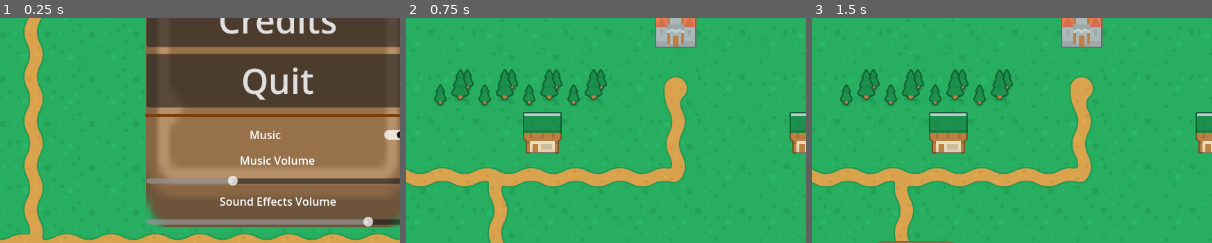
Above: before the commit, frames 1-3 (left to right).
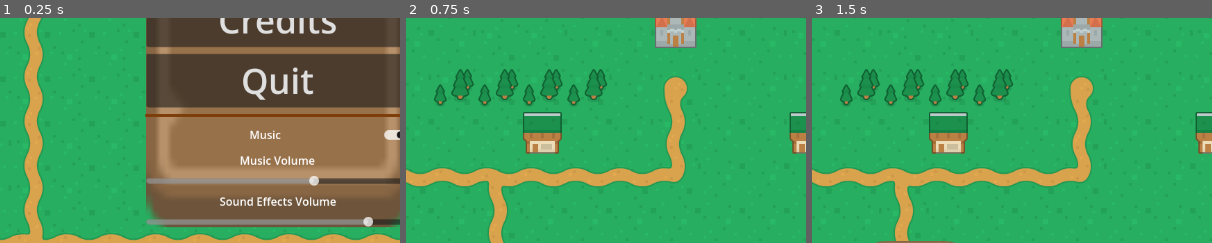
Above: after the commit, the same moments.

Repository: Atropos148/Castle-Typer
Game: Godot game, scene res://Scenes/main_menu.tscn
Two runs of this game, one before a commit and one after it. Both use one fixed random seed, a clock stepped at 60 frames per second and the inputs below.
Inputs:
- Up to frame 1 (0.25 s): no input
- Up to frame 2 (0.75 s): click "Play" at 0.5 s
- Up to frame 3 (1.5 s): tap Enter at 1.25 s
The pictures show only the part of the screen within x 15-65%, y 44-94%; the shares and areas given below are measured in that part.

The runs differ from the first frame. In frame 1, 0.7% of the frame differs, in the area x 57-80%, y 70-75%; in frame 2, nothing differs; in frame 3, nothing differs.

Commit message:
GameOverPanel goes back to Main Menu

Diff:
--- a/Scenes/main_menu.gd
+++ b/Scenes/main_menu.gd
@@ -52,6 +52,7 @@
 
 func _on_sounds_volume_slider_value_changed(value: float) -> void:
 	AudioServer.set_bus_volume_db(2, value)
+	$SoundEffects.play()
 
 
 func _on_check_button_focus_entered() -> void:
--- a/Scenes/main_menu.tscn
+++ b/Scenes/main_menu.tscn
@@ -22,7 +22,6 @@
 layer_0/tile_data = PackedInt32Array(65535, 0, 0, -1, 0, 0, -65536, 0, 0, -131072, 0, 0, -131071, 0, 0, -196607, 0, 0,  …(4424 unchanged characters)…
 
 [node name="PanelContainer" type="PanelContainer" parent="."]
-layout_mode = 1
 anchors_preset = 8
 anchor_left = 0.5
 anchor_top = 0.5
@@ -36,7 +35,6 @@
 grow_vertical = 2
 
 [node name="VBoxContainer" type="VBoxContainer" parent="PanelContainer"]
-layout_mode = 2
 offset_left = 10.0
 offset_top = 10.0
 offset_right = 391.0
@@ -44,14 +42,12 @@
 theme_override_constants/separation = 10
 
 [node name="Label" type="Label" parent="PanelContainer/VBoxContainer"]
-layout_mode = 2
 offset_right = 381.0
 offset_bottom = 91.0
 theme_override_font_sizes/font_size = 64
 text = "Castle Typer"
 
 [node name="Button_Play" type="Button" parent="PanelContainer/VBoxContainer"]
-layout_mode = 2
 offset_top = 101.0
 offset_right = 381.0
 offset_bottom = 178.0
@@ -59,7 +55,6 @@
 text = "Play"
 
 [node name="Button_Credits" type="Button" parent="PanelContainer/VBoxContainer"]
-layout_mode = 2
 offset_top = 188.0
 offset_right = 381.0
 offset_bottom = 265.0
@@ -67,7 +62,6 @@
 text = "Credits"
 
 [node name="Button_Quit" type="Button" parent="PanelContainer/VBoxContainer"]
-layout_mode = 2
 offset_top = 275.0
 offset_right = 381.0
 offset_bottom = 352.0
@@ -75,13 +69,11 @@
 text = "Quit"
 
 [node name="HSeparator" type="HSeparator" parent="PanelContainer/VBoxContainer"]
-layout_mode = 2
 offset_top = 362.0
 offset_right = 381.0
 offset_bottom = 366.0
 
 [node name="CheckButton" type="CheckButton" parent="PanelContainer/VBoxContainer"]
-layout_mode = 2
 offset_top = 376.0
 offset_right = 381.0
 offset_bottom = 407.0
@@ -90,7 +82,6 @@
 alignment = 1
 
 [node name="Label2" type="Label" parent="PanelContainer/VBoxContainer"]
-layout_mode = 2
 offset_top = 417.0
 offset_right = 381.0
 offset_bottom = 443.0
@@ -98,18 +89,16 @@
 horizontal_alignment = 1
 
 [node name="MusicVolumeSlider" type="HSlider" parent="PanelContainer/VBoxContainer"]
-layout_mode = 2
 offset_top = 453.0
 offset_right = 381.0
 offset_bottom = 469.0
 tooltip_text = "Music Volume"
 min_value = -30.0
 max_value = 1.0
-value = -20.0
+value = -10.0
 rounded = true
 
 [node name="Label3" type="Label" parent="PanelContainer/VBoxContainer"]
-layout_mode = 2
 offset_top = 479.0
 offset_right = 381.0
 offset_bottom = 505.0
@@ -117,7 +106,6 @@
 horizontal_alignment = 1
 
 [node name="SoundsVolumeSlider" type="HSlider" parent="PanelContainer/VBoxContainer"]
-layout_mode = 2
 offset_top = 515.0
 offset_right = 381.0
 offset_bottom = 531.0
@@ -136,7 +124,6 @@
 offset_bottom = 472.0
 
 [node name="Label2" type="Label" parent="PanelContainer/PopupPanel/VBoxContainer"]
-layout_mode = 2
 offset_right = 456.0
 offset_bottom = 76.0
 theme_override_font_sizes/font_size = 25
@@ -145,7 +132,6 @@
 "
 
 [node name="Label3" type="Label" parent="PanelContainer/PopupPanel/VBoxContainer"]
-layout_mode = 2
 offset_top = 80.0
 offset_right = 456.0
 offset_bottom = 194.0
@@ -155,7 +141,6 @@
     - Week 7: Typing Game"
 
 [node name="Label" type="Label" parent="PanelContainer/PopupPanel/VBoxContainer"]
-layout_mode = 2
 offset_top = 198.0
 offset_right = 456.0
 offset_bottom = 312.0
@@ -165,7 +150,6 @@
   UI Adventure Pack by Kenney"
 
 [node name="Label4" type="Label" parent="PanelContainer/PopupPanel/VBoxContainer"]
-layout_mode = 2
 offset_top = 316.0
 offset_right = 456.0
 offset_bottom = 468.0
--- a/UI/game_over_panel.gd
+++ b/UI/game_over_panel.gd
@@ -23,7 +23,8 @@
 	emit_signal("restart_round")
 
 func _on_button_quit_pressed() -> void:
-	get_tree().quit()
+	var scene: PackedScene = load("res://Scenes/main_menu.tscn")
+	get_tree().change_scene_to_packed(scene)
 
 
 func _on_button_focus_entered() -> void:
--- a/UI/game_over_panel.tscn
+++ b/UI/game_over_panel.tscn
@@ -17,6 +17,7 @@
 button = NodePath("PanelContainer/VBoxContainer/Button")
 
 [node name="PanelContainer" type="PanelContainer" parent="."]
+layout_mode = 1
 anchors_preset = 8
 anchor_left = 0.5
 anchor_top = 0.5
@@ -30,11 +31,13 @@
 grow_vertical = 2
 
 [node name="VBoxContainer" type="VBoxContainer" parent="PanelContainer"]
+layout_mode = 2
 offset_right = 193.0
 offset_bottom = 144.0
 theme_override_constants/separation = 10
 
 [node name="Label" type="Label" parent="PanelContainer/VBoxContainer"]
+layout_mode = 2
 offset_right = 193.0
 offset_bottom = 26.0
 text = "Words got to your castle!"
@@ -42,6 +45,7 @@
 vertical_alignment = 1
 
 [node name="WordsCountLabel" type="Label" parent="PanelContainer/VBoxContainer"]
+layout_mode = 2
 offset_top = 36.0
 offset_right = 193.0
 offset_bottom = 62.0
@@ -50,16 +54,18 @@
 vertical_alignment = 1
 
 [node name="Button" type="Button" parent="PanelContainer/VBoxContainer"]
+layout_mode = 2
 offset_top = 72.0
 offset_right = 193.0
 offset_bottom = 103.0
 text = "Play Again"
 
 [node name="Button_Quit" type="Button" parent="PanelContainer/VBoxContainer"]
+layout_mode = 2
 offset_top = 113.0
 offset_right = 193.0
 offset_bottom = 144.0
-text = "Quit"
+text = "Main Menu"
 
 [node name="SoundEffects" type="AudioStreamPlayer" parent="."]
 stream = ExtResource("2_3d8aj")
